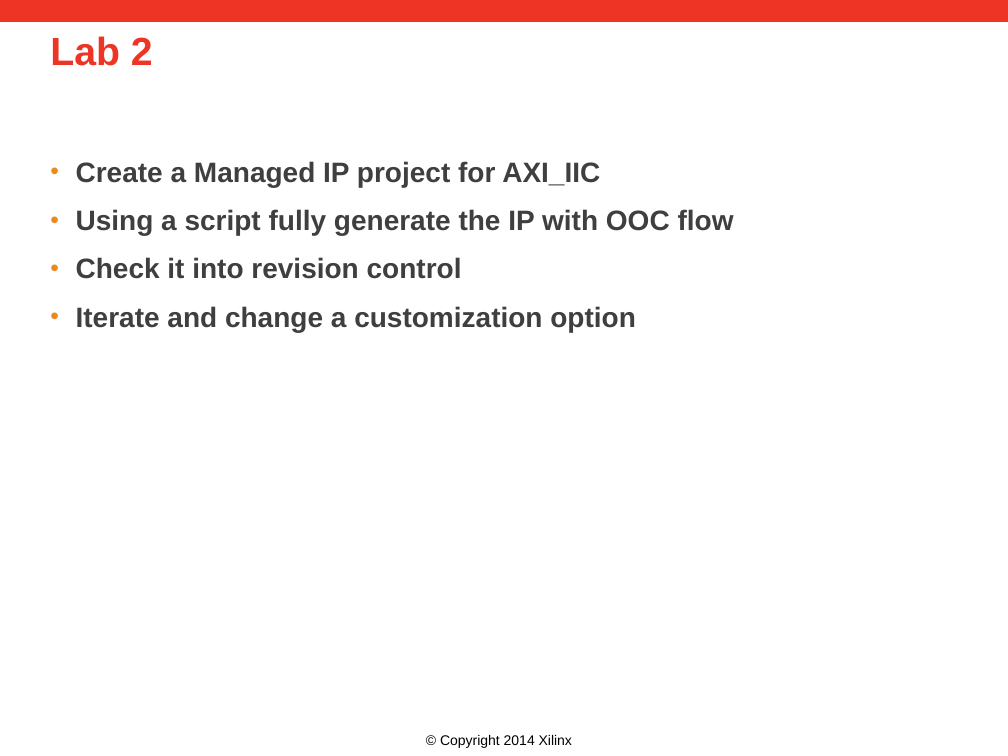
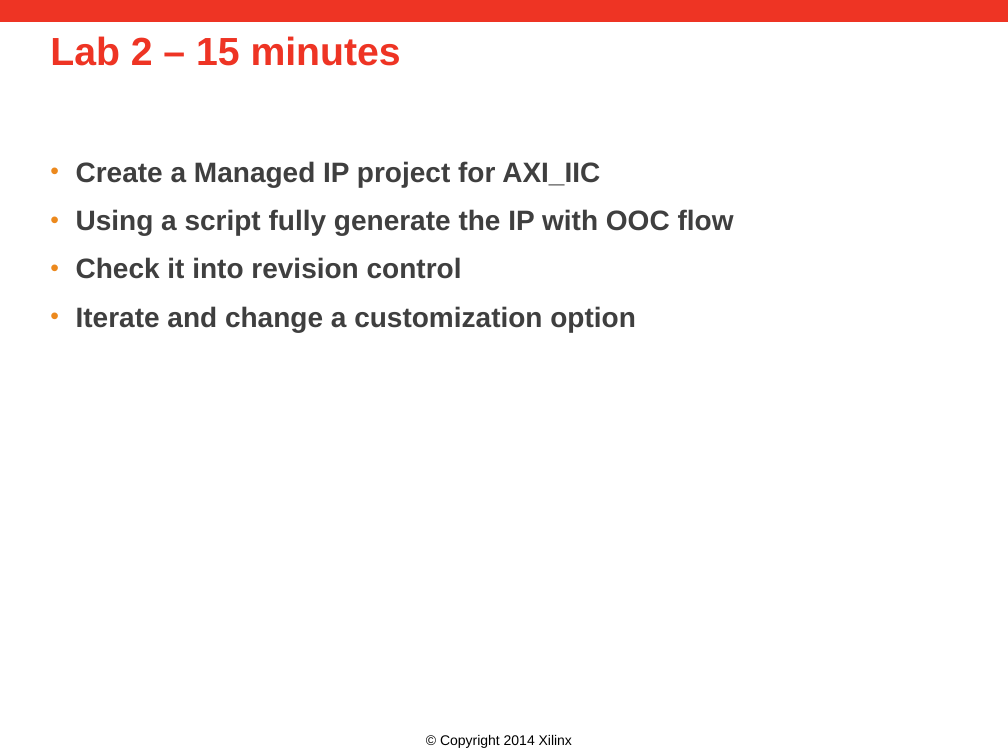
Before and after one commit to Xilinx/revCtrl, a slide deck: slide 17 of doc/versionControl.pptx (slide 13 before the commit). Drawn at 1008x756 pixels with LibreOffice and Linux fonts; fonts in the diff are those of the drawing; background and template pictures are left out. Boxes give left, top, right and bottom in pixels: in the first picture for what was removed or moved away, otherwise in the second. Text is boxed around its words. In the diff, an @@ line names an element or a change of style, - is before the commit and + after.

```diff
--- a/doc/versionControl.pptx
+++ b/doc/versionControl.pptx
@@ title at bbox=[50, 36, 401, 66]: text changed @@
-Lab 2
+Lab 2 – 15 minutes
```
Also in this commit, not shown: 9 other slides changed, 6 slides added, 1 slide removed.
